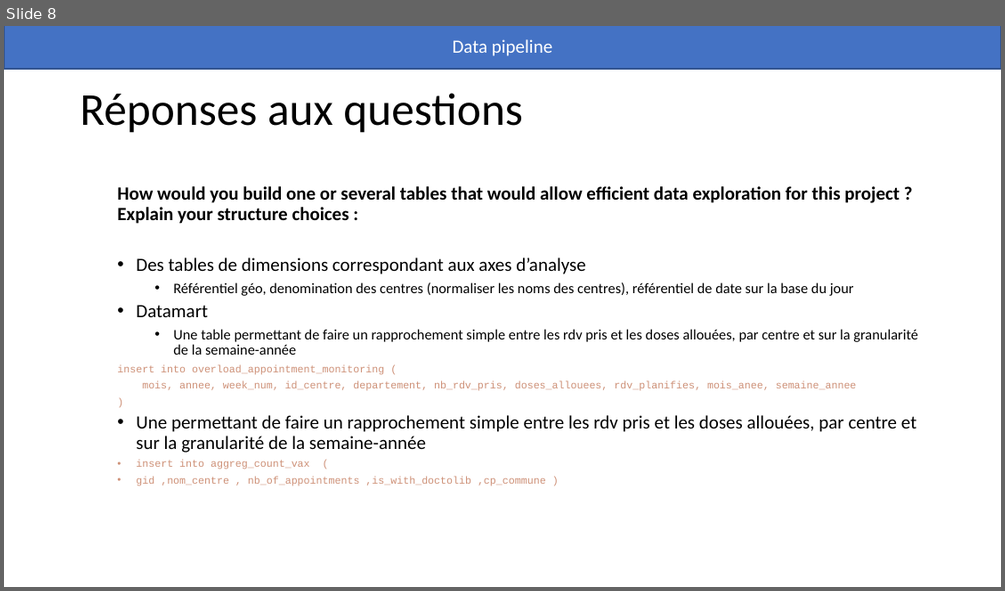
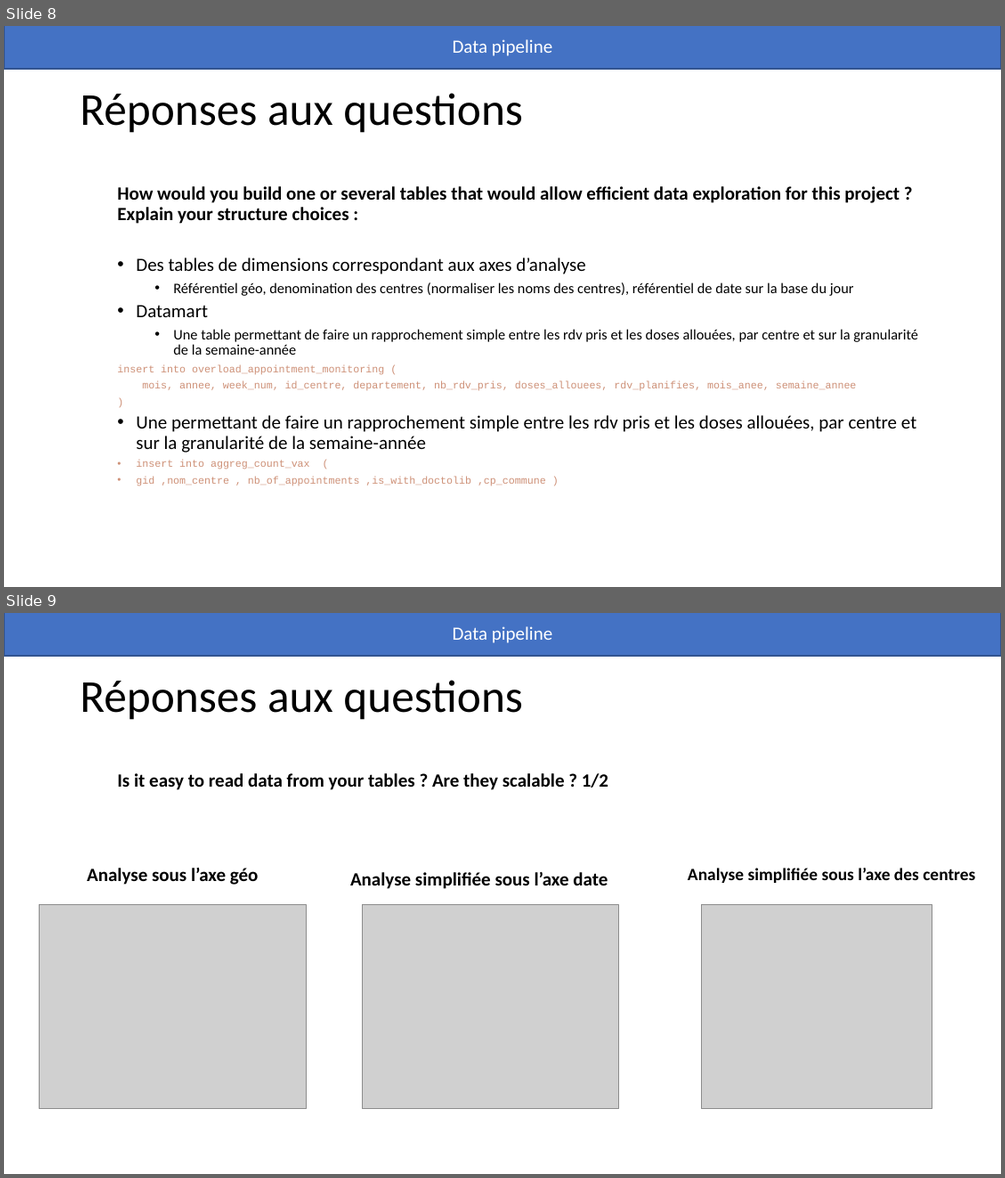
Before and after one commit to antoinersw/data-pipeline, a slide deck: présentation.pptx. Shown one above the other, each under a label of ours: slide 8 before the commit, slides 8 and 9 after it. The pictures are 1005x591 and 1005x1178 pixels, drawn with LibreOffice and Linux fonts; fonts in the diff are those of the drawing; grey boxes stand for pictures. Boxes give left, top, right and bottom in pixels: in the first picture for what was removed or moved away, otherwise in the second. Text is boxed around its words. In the diff, an @@ line names an element or a change of style, - is before the commit and + after.

```diff
--- a/présentation.pptx
+++ b/présentation.pptx
@@ slide 9 added at box(4, 613, 1001, 1174), background #FFFFFF @@
@@ rectangle added at box(4, 613, 1001, 656), fill #4472C4, outline #325491 1 pt, 18 pt, text #FFFFFF @@
+Data pipeline
@@ title added at box(80, 680, 523, 720), 44 pt, text #000000 @@
+Réponses aux questions
@@ text added at box(117, 773, 608, 790), 18 pt, text #000000, bold @@
+  Is it easy to read data from your tables ? Are they scalable ? 1/2
@@ text added at box(87, 868, 259, 884), 18 pt, text #000000, bold @@
+  Analyse sous l’axe géo
@@ text added at box(350, 872, 607, 889), 18 pt, text #000000, bold @@
+  Analyse simplifiée sous l’axe date
@@ text added at box(688, 868, 975, 883), 16.6 pt, text #000000, bold @@
+  Analyse simplifiée sous l’axe des centres
@@ picture added at box(39, 905, 307, 1109) @@
@@ picture added at box(362, 905, 619, 1109) @@
@@ picture added at box(701, 905, 932, 1109) @@
```
Also in this commit, not shown: 6 slides changed, 7 other slides added, 2 slides removed, 2 other files.
